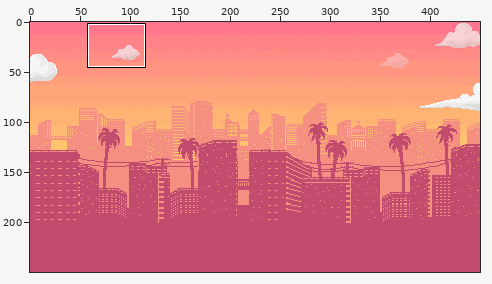
Edited in one commit: sprite sheet (images/slideshow/bg2.png). The first picture is a wide view before the edit; the outline marks the close-up.
Close-up. The starting point:
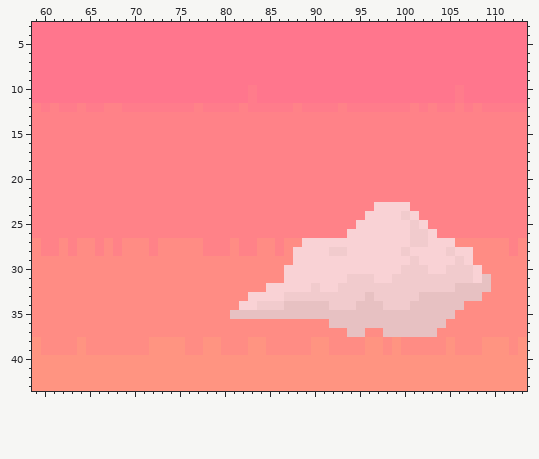
The file is 450x250 pixels. Colours within 5 levels of each other are drawn and written as one. Shown: x 59..113, y 3..43.
And afterwards:
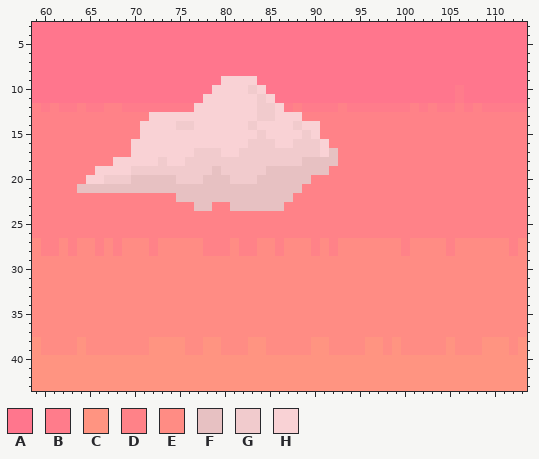
Palette (. is transparent): A #ff768d  B #ff7c8b  C #ff9481  D #ff8288  E #ff8c84  F #e7c1c2  G #f1cbcd  H #f9d2d5
From old to new:
Colour G gives way to colour D in row 24 at x 100; in row 25 at x 101; in row 26 at x 101 to 102; in row 28 at x 92, 100 and 105.
Colour H gives way to colour D in row 23 at x 97 to 100; in row 24 at x 96 to 99 and 101; in row 25 at x 95 to 100 and 102; in row 26 at x 94 to 100 and 103; in row 27 at x 90, 92, 100 and 105; in row 28 at x 90.
Colour F gives way to colour E in row 31 at x 109; in row 32 at x 106 to 109; in row 33 at x 96 and 102 to 108; in row 34 at x 87 to 91, 95 to 97 and 101 to 106; in row 35 at x 81 to 105; in row 36 at x 92 to 104.
Colour F gives way to colour E in row 37 at x 94 to 95 and 98 to 103.
Colour G gives way to colour E in row 27 at x 101 to 102; in row 28 at x 93; in row 29 at x 101 and 106; in row 30 at x 100 to 102 and 105 to 107; in row 31 at x 94 to 96 and 99 to 107; in row 32 at x 90 and 93 to 105.
Colour G gives way to colour E in row 33 at x 87 to 95 and 97 to 101; in row 34 at x 84 to 86, 92 to 94 and 98 to 100.
Colour H gives way to colour E in row 27 at x 89, 91, 93 to 99 and 103 to 104; in row 28 at x 88 to 89, 91, 94 to 99, 101 to 104 and 106 to 107; in row 29 at x 88 to 100, 102 to 105 and 107; in row 30 at x 87 to 99, 103 to 104 and 108; in row 31 at x 87 to 93, 97 to 98 and 108; in row 32 at x 85 to 89 and 91 to 92.
Colour H gives way to colour E in row 33 at x 83 to 86; in row 34 at x 82 to 83.
Colour D gives way to colour F in row 17 at x 92; in row 18 at x 89 to 92; in row 19 at x 79 and 85 to 91; in row 20 at x 70 to 74, 78 to 80 and 84 to 89; in row 21 at x 64 to 88; in row 22 at x 75 to 87.
Colour D gives way to colour F in row 23 at x 77 to 78 and 81 to 86.
Colour A gives way to colour G in row 11 at x 84.
Colour B gives way to colour G in row 10 at x 83; in row 12 at x 84 to 85.
Colour D gives way to colour G in row 13 at x 84 to 85; in row 14 at x 75 to 76, 83 and 88; in row 15 at x 84 and 89; in row 16 at x 83 to 85 and 88 to 90; in row 17 at x 77 to 79 and 82 to 90; in row 18 at x 73 and 76 to 88.
Colour D gives way to colour G in row 19 at x 70 to 78 and 80 to 84; in row 20 at x 67 to 69, 75 to 77 and 81 to 83.
Colour A gives way to colour H in row 9 at x 80 to 83; in row 10 at x 79 to 82 and 84; in row 11 at x 78 to 82 and 85.
Colour B gives way to colour H in row 11 at x 83; in row 12 at x 78 to 81, 83 and 86.
Colour D gives way to colour H in row 12 at x 77 and 82; in row 13 at x 72 to 83 and 86 to 88; in row 14 at x 71 to 74, 77 to 82, 84 to 87 and 89 to 90; in row 15 at x 71 to 83, 85 to 88 and 90; in row 16 at x 70 to 82, 86 to 87 and 91; in row 17 at x 70 to 76, 80 to 81 and 91.
Colour D gives way to colour H in row 18 at x 68 to 72 and 74 to 75; in row 19 at x 66 to 69; in row 20 at x 65 to 66.
